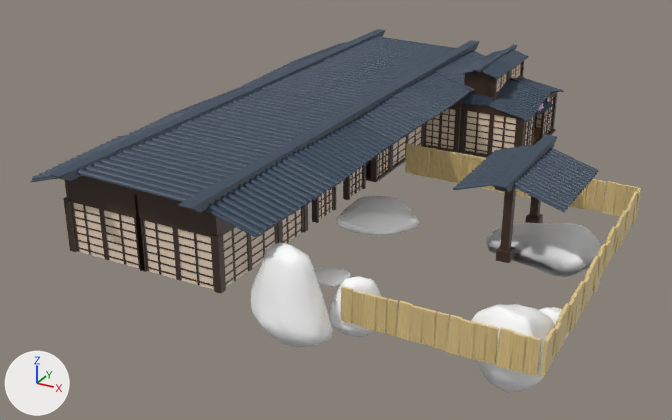
What one commit did to the FBX model Waterpark Game/Assets/Model_Prefabs/Meshes/Environment_Meshes/BigOnsenHouse.fbx.
Both versions are drawn from a camera (50 mm lens) standing at (155.1, -277.9, 118.4) and looking at (21.5, -35.0, -3.1). Lighting does not change. The marker at lower left points along +X, +Y and +Z. Objects named as collision shapes, trigger or cutter boxes, shadow casters or lower levels of detail are left out. Where no turn or scale is listed for an object, it has been applied to the vertices.

Objects in the first picture: 'BigOnsenHouse', 'FenceOnsen', 'Rocks_BigOnsenHouse', 'SmallRoof'.
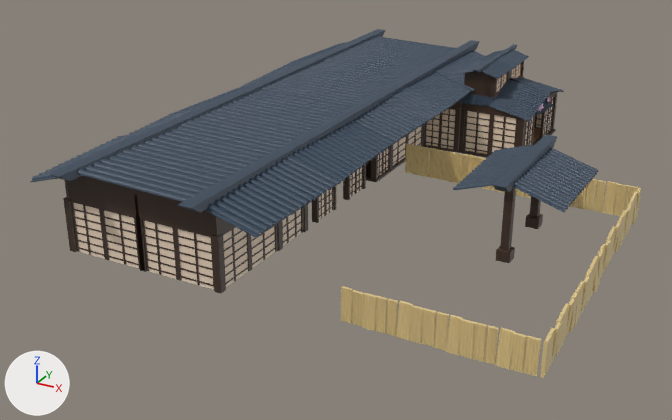
Where the newer file only moved an object's origin or applied its transform, the numbers keep the older frame.

Boxes (x1, y1, x2, y2) around the edits, measured in the pictures (672 x 420 px):
'Rocks_BigOnsenHouse', deleted
    before: (251, 196, 601, 393)

The change, as a diff of the scene's bpy script:
```diff
--- a/Waterpark Game/Assets/Model_Prefabs/Meshes/Environment_Meshes/BigOnsenHouse.fbx.py
+++ b/Waterpark Game/Assets/Model_Prefabs/Meshes/Environment_Meshes/BigOnsenHouse.fbx.py
@@ ob_rocks_bigonsenhouse @@
-ob_rocks_bigonsenhouse = bpy.data.objects.new('Rocks_BigOnsenHouse', me_mesh)
-ob_rocks_bigonsenhouse.location = (68.1, -63.6, 3.5)
```
